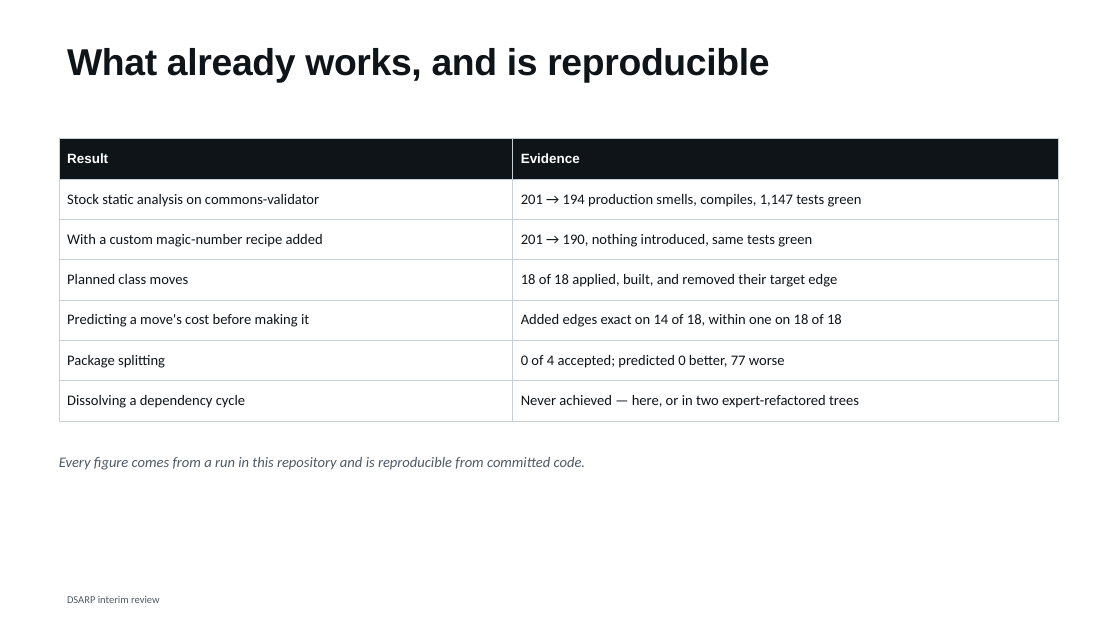
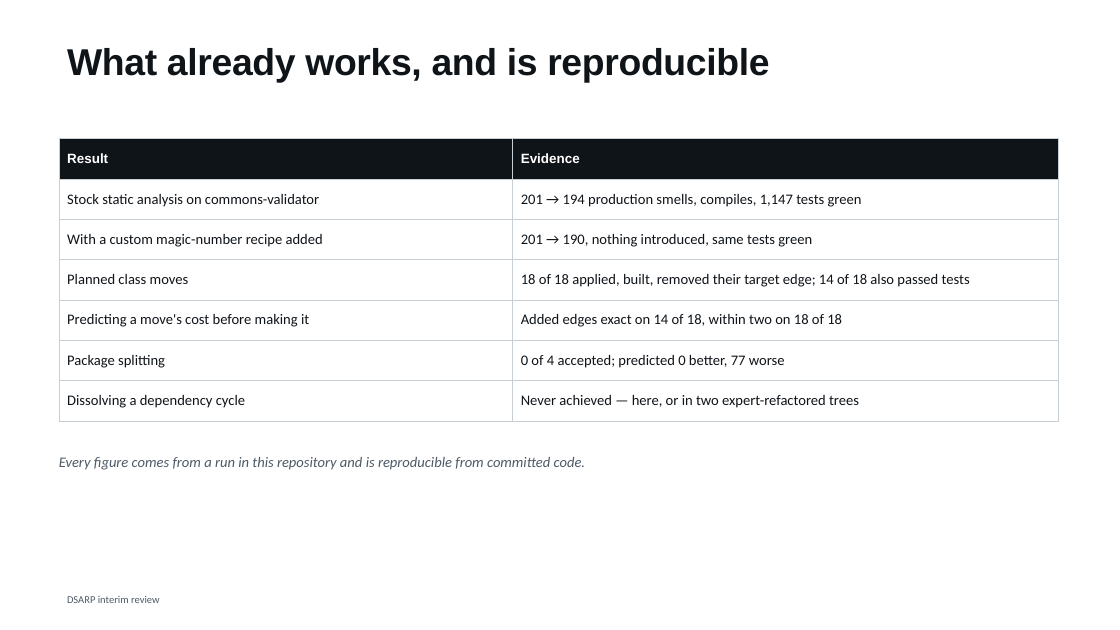
Before and after one commit to shimoriki/DSARPProject, a slide deck: slide 36 of docs/DSARP_interim_review.pptx. Drawn at 1120x630 pixels with LibreOffice and Linux fonts; fonts in the diff are those of the drawing. Boxes give left, top, right and bottom in pixels: in the first picture for what was removed or moved away, otherwise in the second. Text is boxed around its words. In the diff, an @@ line names an element or a change of style, - is before the commit and + after.

```diff
--- a/docs/DSARP_interim_review.pptx
+++ b/docs/DSARP_interim_review.pptx
@@ table at (x1=59, y1=139, x2=1059, y2=412) @@
-row 4, column 2: 18 of 18 applied, built, and removed their target edge
+row 4, column 2: 18 of 18 applied, built, removed their target edge; 14 of 18 also passed tests
-row 5, column 2: Added edges exact on 14 of 18, within one on 18 of 18
+row 5, column 2: Added edges exact on 14 of 18, within two on 18 of 18
```
Also in this commit, not shown: 1 other slide changed, 2 other files.
